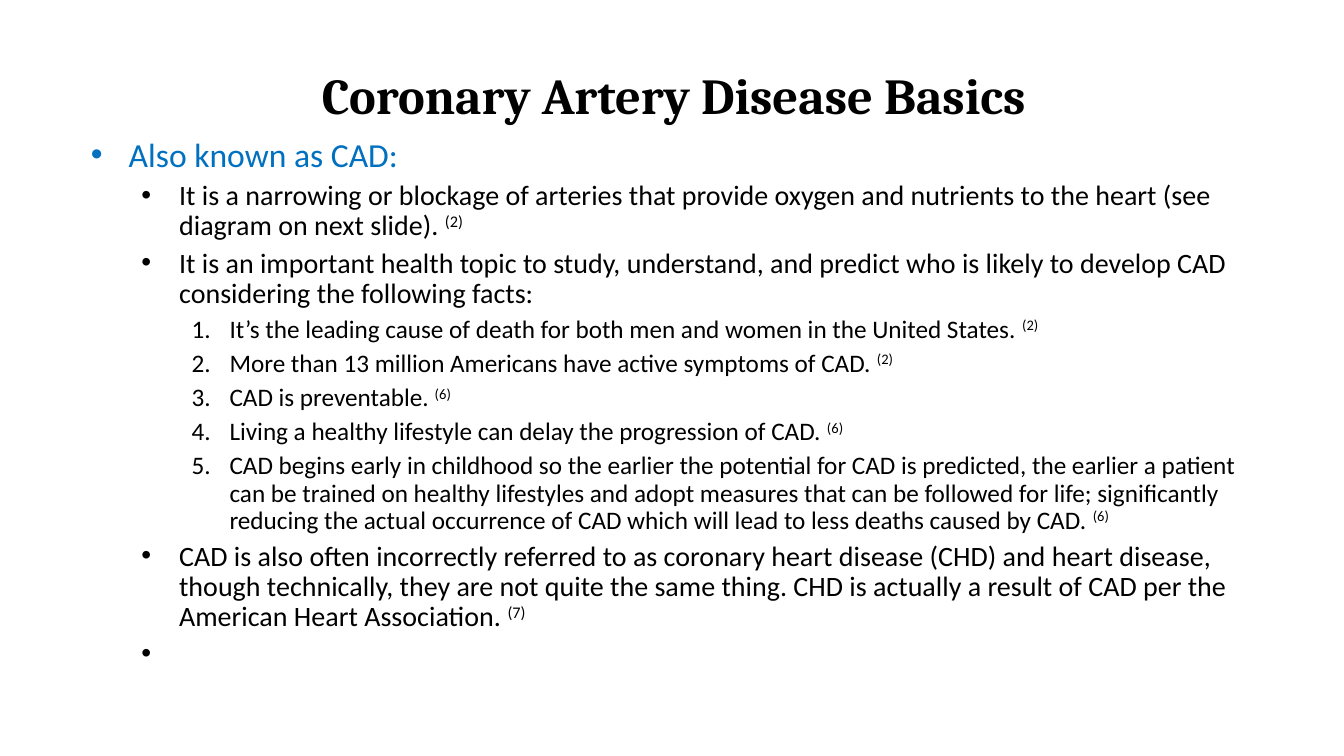
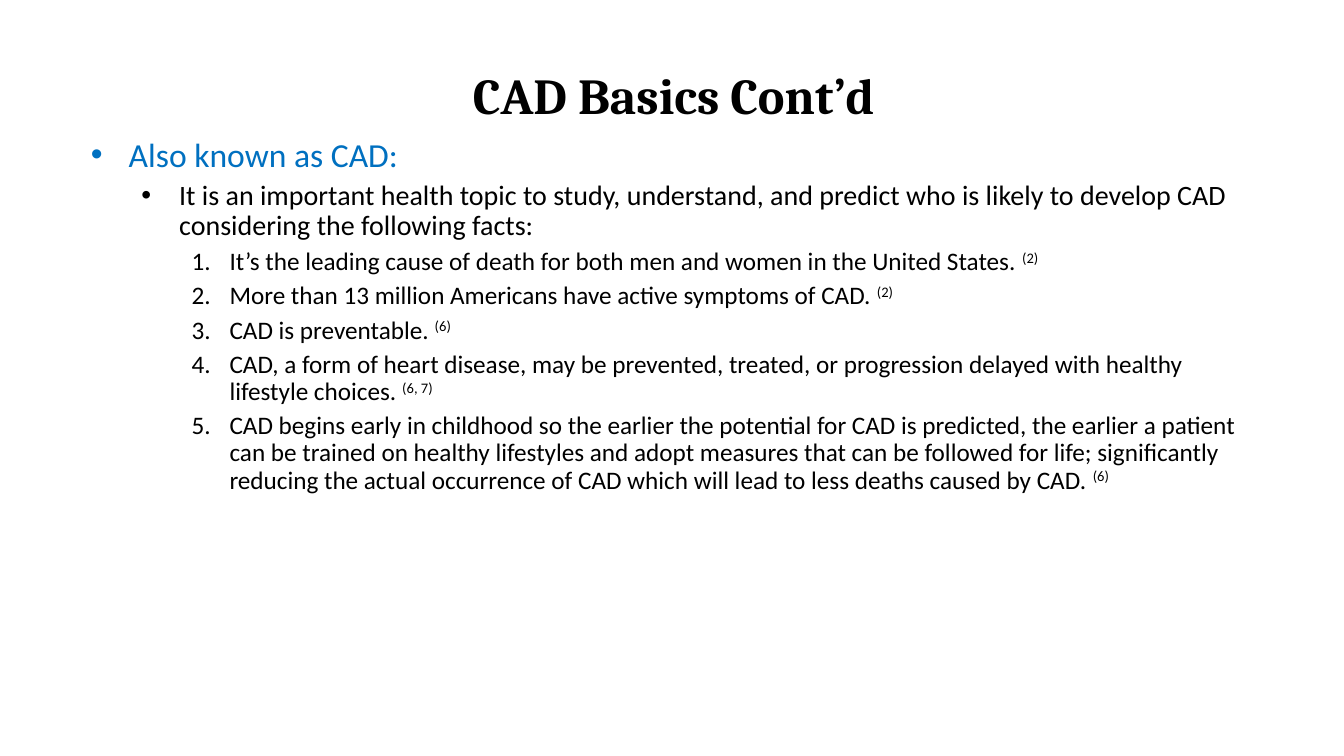
Before and after one commit to Ophelia82/Heart-Disease-Predictive-Model, a slide deck: slide 3 of Heart Disease Presentation.pptx (slide 2 before the commit). Drawn at 1344x756 pixels with LibreOffice and Linux fonts; fonts in the diff are those of the drawing. Boxes give left, top, right and bottom in pixels: in the first picture for what was removed or moved away, otherwise in the second. Text is boxed around its words. In the diff, an @@ line names an element or a change of style, - is before the commit and + after.

```diff
--- a/Heart Disease Presentation.pptx
+++ b/Heart Disease Presentation.pptx
@@ title at bbox=[473, 78, 874, 115]: text changed @@
-Coronary Artery Disease Basics
+CAD Basics Cont’d
@@ subtitle at bbox=[179, 184, 1210, 240]: paragraph removed @@
-  • It is a narrowing or blockage of arteries that provide oxygen and nutrients to the heart (see diagram on next slide). (2)
@@ subtitle at bbox=[230, 355, 1182, 404]: text changed @@
-    4. Living a healthy lifestyle can delay the progression of CAD. (6)
+    4. CAD, a form of heart disease, may be prevented, treated, or progression delayed with healthy lifestyle choices. (6, 7)
@@ subtitle at bbox=[179, 545, 1226, 627]: paragraph removed @@
-  • CAD is also often incorrectly referred to as coronary heart disease (CHD) and heart disease, though technically, they are not quite the same thing. CHD is actually a result of CAD per the American Heart Association. (7)
```
Also in this commit, not shown: 12 other slides changed, 4 slides added, 5 slides removed.
